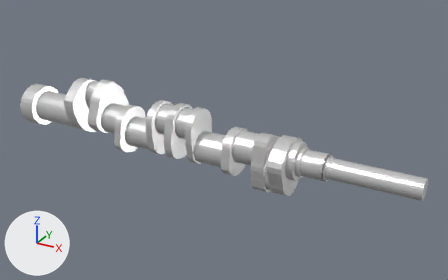
One commit to the FBX model Assets/Engine Parts/wal-korbowy.fbx: the scene before it, then after it.
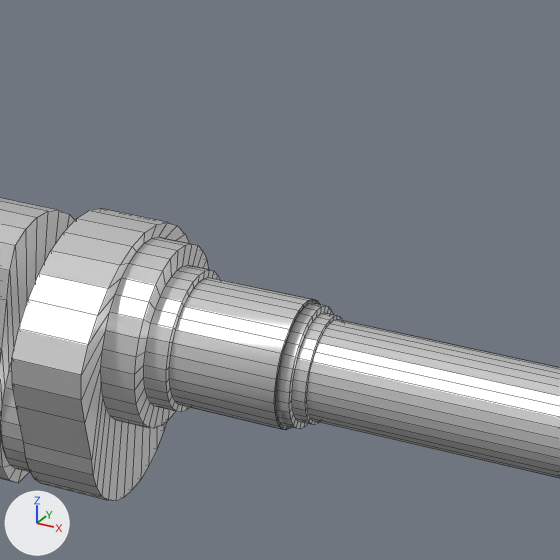
Each version appears first whole from a 50 mm lens placed at (1.126, -1.643, 0.839), pointed at (0.199, 0.042, -0.004), and next in a close-up on the part from 59% to 85% of the width and 33% to 74% of the height. Lighting does not change. The marker at lower left points along +X, +Y and +Z. The close-ups show mesh edges as thin lines. Where no turn or scale is listed for an object, it has been applied to the vertices.
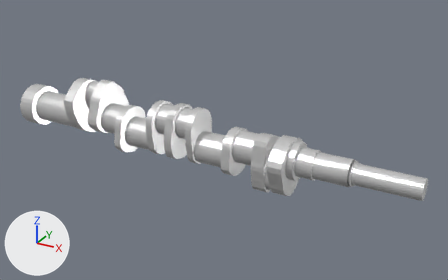
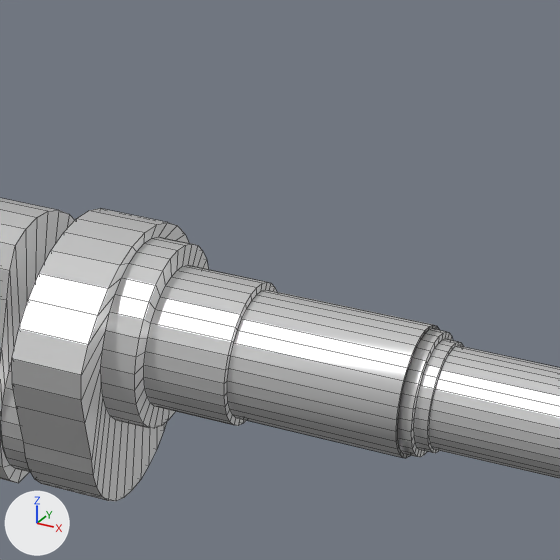
Location of each change, [x1, y1, x2, y2] in pixels of the close-ups (560 x 560 px; the box of a moved part takes in the faces that stretch with it):
part 1 of me_cylinder, moved or reshaped
    before: [144, 265, 311, 430]
    after: [144, 265, 433, 457]
part 2 of me_cylinder, moved or reshaped
    before: [274, 299, 560, 478]
    after: [396, 325, 560, 478]

The change in detail:
me_cylinder has 1600 vertices, 1570 faces and spans x -0.611..0.874, y -0.095..0.115, z -0.121..0.138.
me_cylinder is used by ob_cylinder; location (0.0, 0.0, 0.0).
me_cylinder part 1: all 64 vertices in x 0.508, y -0.048..0.049, z -0.047..0.047 are moved by (0.039, 0.0, 0.0).
me_cylinder part 2: all 192 vertices in x 0.579..0.597, y -0.044..0.044, z -0.042..0.042 are moved by (0.079, 0.0, 0.0).
